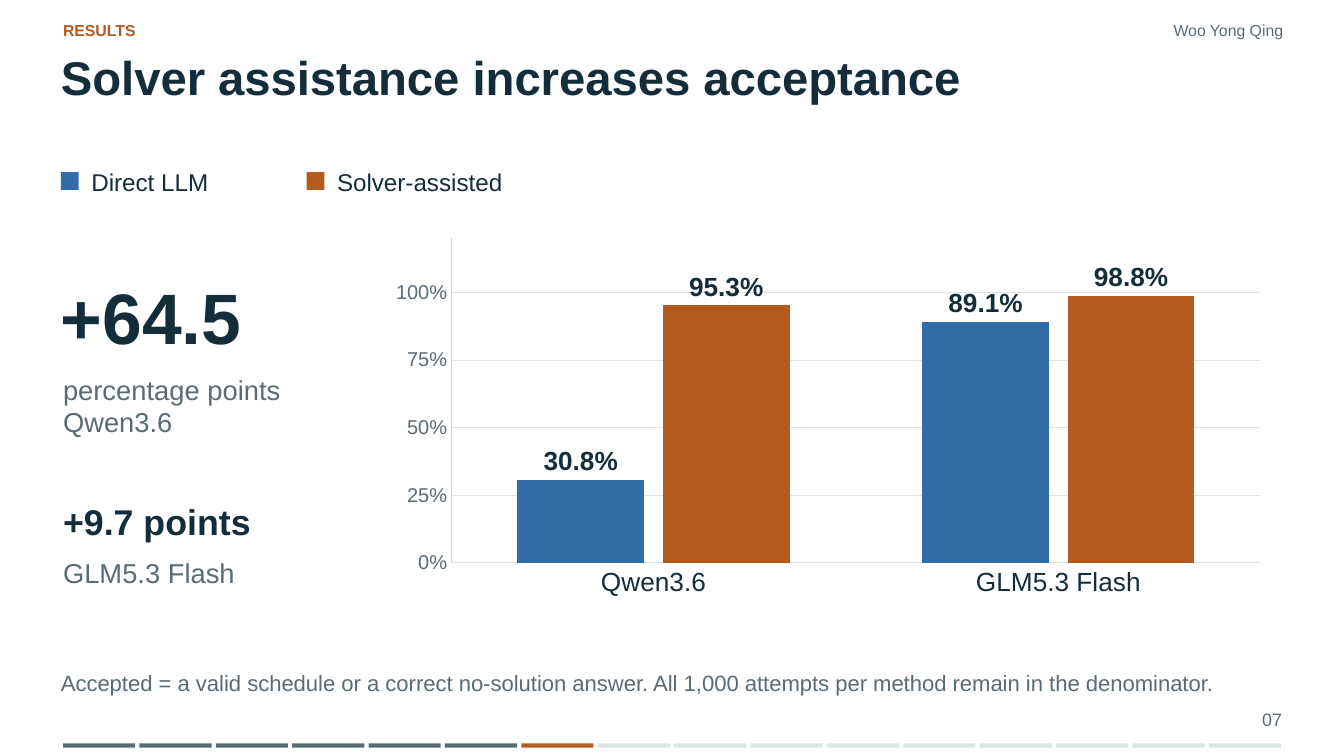
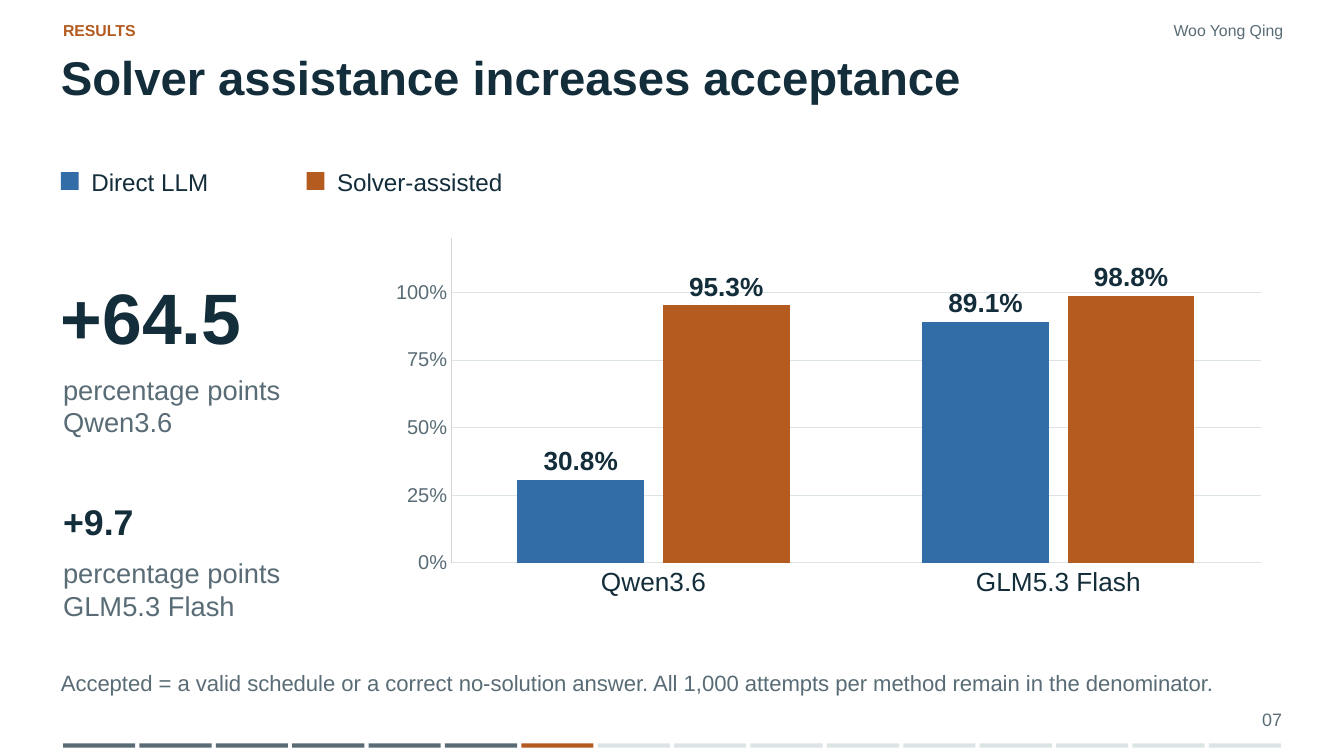
Before and after one commit to JellyPenguinnn/cs3263_group23, a slide deck: slide 7 of presentation/CS3263_Group23_Presentation_Slides.pptx. Drawn at 1344x756 pixels with LibreOffice and Linux fonts; fonts in the diff are those of the drawing. Boxes give left, top, right and bottom in pixels: in the first picture for what was removed or moved away, otherwise in the second. Text is boxed around its words. In the diff, an @@ line names an element or a change of style, - is before the commit and + after.

```diff
--- a/presentation/CS3263_Group23_Presentation_Slides.pptx
+++ b/presentation/CS3263_Group23_Presentation_Slides.pptx
@@ text at [63, 510, 134, 536]: text changed @@
-+9.7 points
++9.7
@@ text at [63, 563, 280, 588]: paragraph added @@
+percentage points
```
Also in this commit, not shown: 2 other slides changed, 4 other files.
